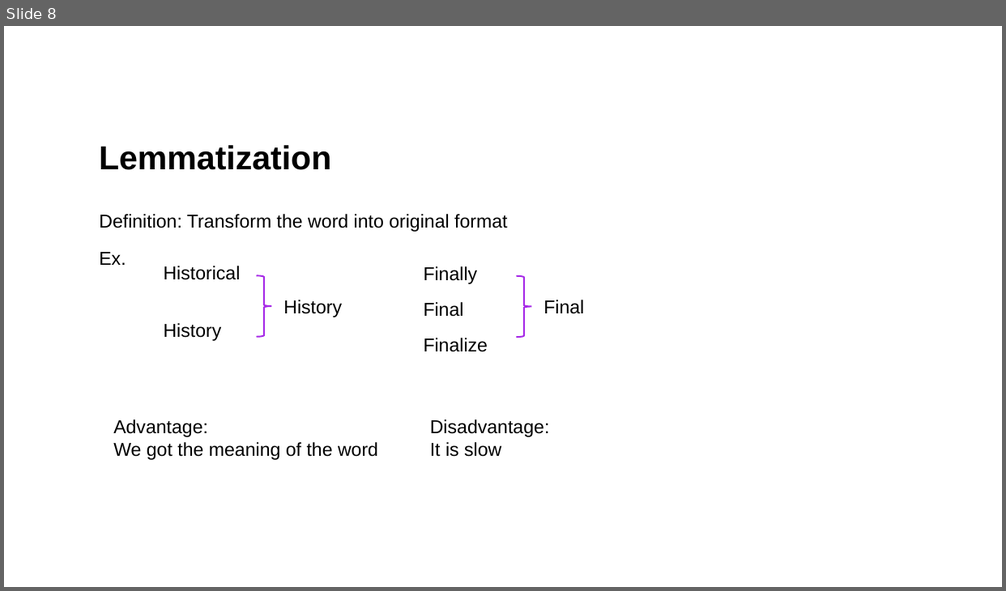
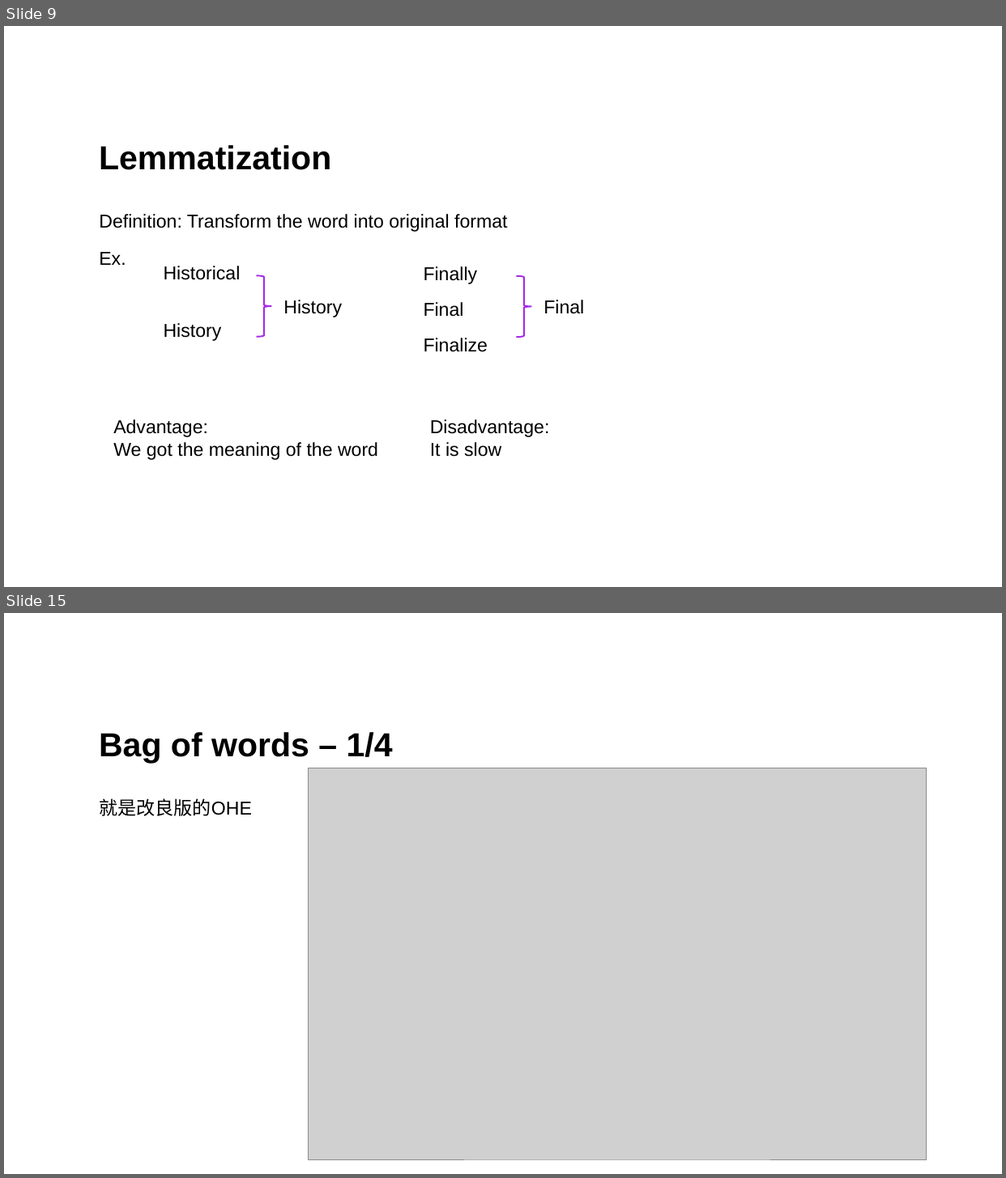
Before and after one commit to mictsung/NLP, a slide deck: Generative ai.pptx. Shown one above the other, each under a label of ours: slide 8 before the commit, slides 9 and 15 after it; the slides between them are not shown. The pictures are 1006x591 and 1006x1178 pixels, drawn with LibreOffice and Linux fonts; fonts in the diff are those of the drawing; grey boxes stand for pictures. Boxes give left, top, right and bottom in pixels: in the first picture for what was removed or moved away, otherwise in the second. Text is boxed around its words. In the diff, an @@ line names an element or a change of style, - is before the commit and + after.

```diff
--- a/Generative ai.pptx
+++ b/Generative ai.pptx
@@ slide 15 added at (4,613,1002,1174), background #FFFFFF @@
@@ title added at (99,732,393,763), 32 pt, text #000000, bold @@
+Bag of words – 1/4
@@ picture added at (308,768,927,1161) @@
@@ text added at (99,798,252,816), 18 pt, text #000000 @@
+就是改良版的OHE
@@ what was slide 8 is now slide 9 @@
```
Also in this commit, not shown: 2 slides changed, 14 other slides added, 1 slide removed.
